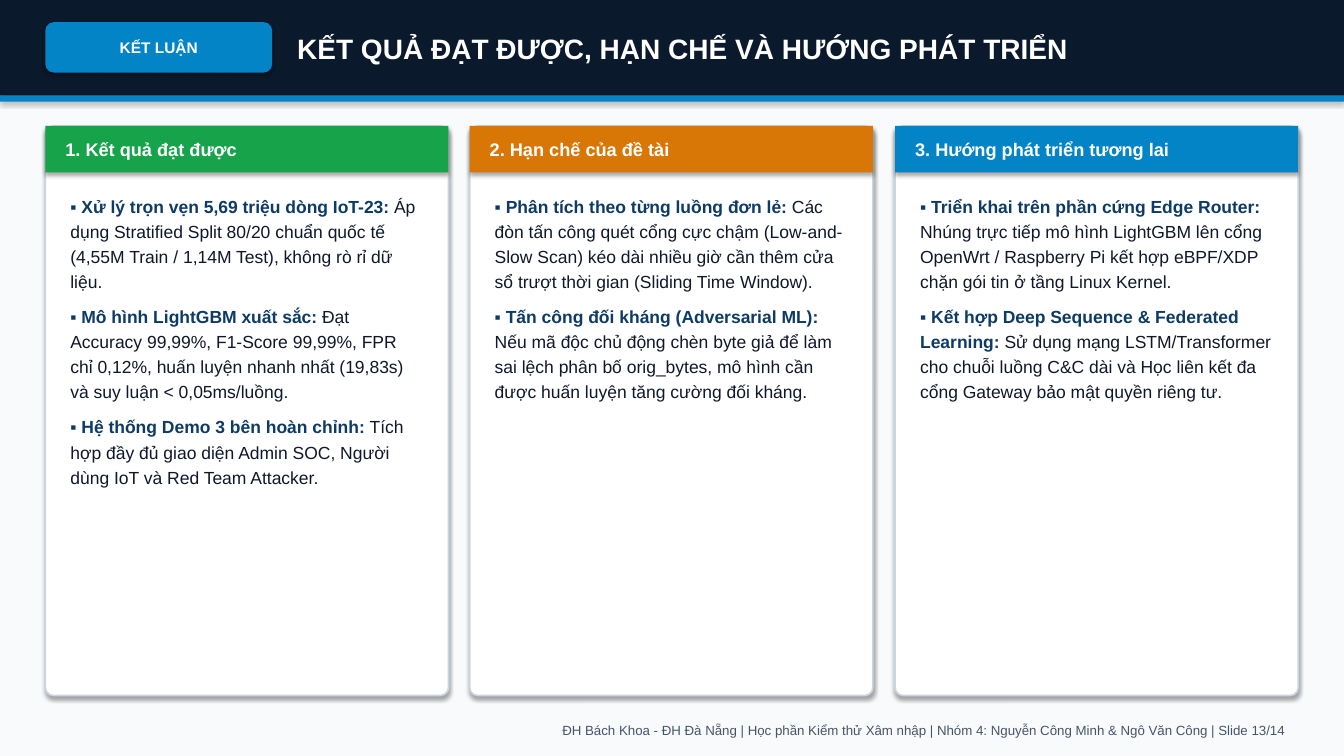
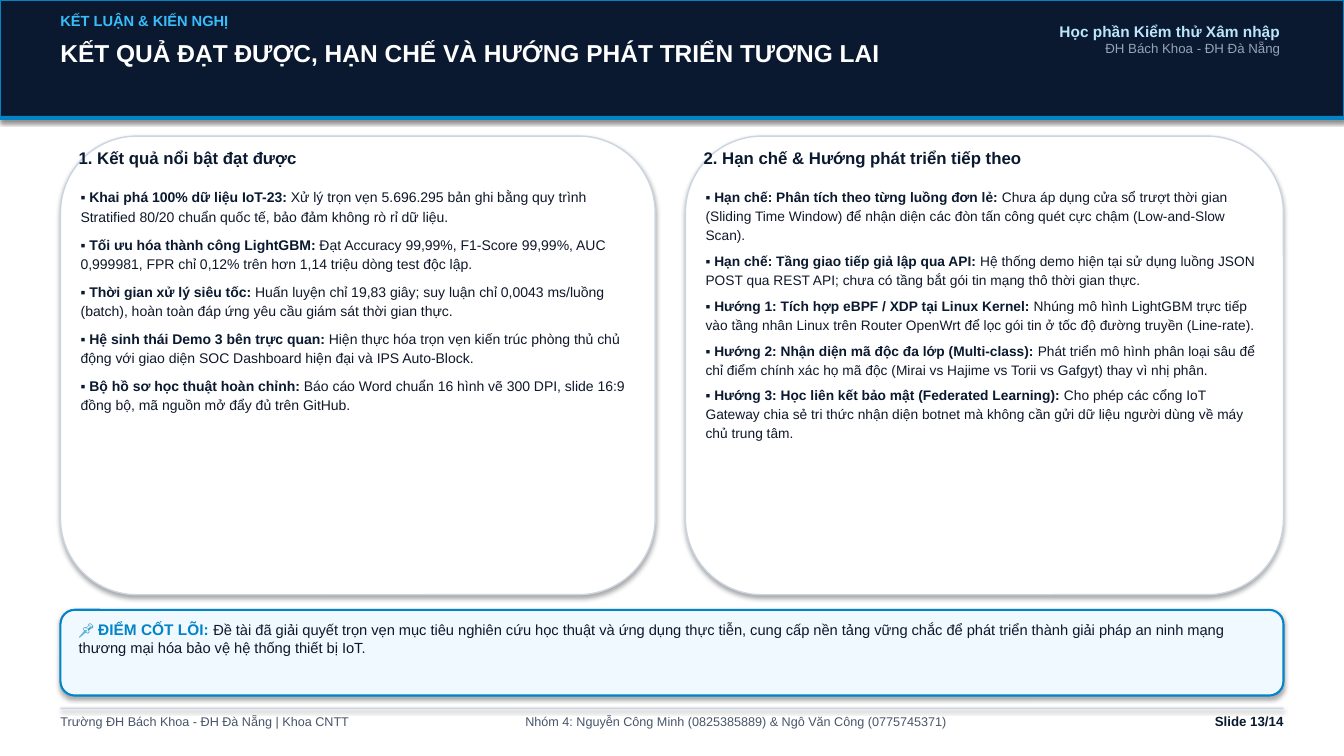
Before and after one commit to vcongggggg/iot-botnet-detection-ml, a slide deck: slide 13 of Slide_Thuyet_Trinh_IoT_Botnet_ML_Nhom4.pptx. Drawn at 1344x756 pixels with LibreOffice and Linux fonts; fonts in the diff are those of the drawing. Boxes give left, top, right and bottom in pixels: in the first picture for what was removed or moved away, otherwise in the second. Text is boxed around its words. In the diff, an @@ line names an element or a change of style, - is before the commit and + after.

Commit message:
refactor(delivery): complete overhaul of IoT NIDS pipeline, real ROC/AUC, 16 300-DPI figures, Word report, and 16:9 slides

```diff
--- a/Slide_Thuyet_Trinh_IoT_Botnet_ML_Nhom4.pptx
+++ b/Slide_Thuyet_Trinh_IoT_Botnet_ML_Nhom4.pptx
@@ background #F8FAFC to #FFFFFF @@
@@ rectangle: place and size @@
-rectangle at <box>0,0,1344,96</box>
+rectangle at <box>0,0,1344,119</box>
@@ rectangle at <box>0,0,1344,119</box>: fill #0B192C to #0A192F; outline none to #0284C7 1.5 pt @@
@@ text at <box>60,14,229,29</box>: text changed; size 11 to 10.5 pt; text colour #FFFFFF to #38BDF8 @@
-KẾT LUẬN
+KẾT LUẬN & KIẾN NGHỊ
@@ text "KẾT LUẬN & KIẾN NGHỊ": place and size @@
-text "KẾT LUẬN & KIẾN NGHỊ" at <box>45,22,272,73</box>
+text "KẾT LUẬN & KIẾN NGHỊ" at <box>60,14,229,29</box>
@@ text "KẾT LUẬN & KIẾN NGHỊ" at <box>60,14,229,29</box>: vertical alignment middle to top; fill #0284C7 to none; shadow off @@
@@ text at <box>1059,25,1280,56</box>: text changed; size 9.5 to 11 pt; text colour #475569 to #BAE6FD; bold on @@
-ĐH Bách Khoa - ĐH Đà Nẵng | Học phần Kiểm thử Xâm nhập | Nhóm 4: Nguyễn Công Minh & Ngô Văn Công | Slide 13/14
+Học phần Kiểm thử Xâm nhập
+ĐH Bách Khoa - ĐH Đà Nẵng
@@ text at <box>60,43,879,67</box>: text changed; size 20 to 17.5 pt @@
-KẾT QUẢ ĐẠT ĐƯỢC, HẠN CHẾ VÀ HƯỚNG PHÁT TRIỂN
+KẾT QUẢ ĐẠT ĐƯỢC, HẠN CHẾ VÀ HƯỚNG PHÁT TRIỂN TƯƠNG LAI
@@ text "KẾT QUẢ ĐẠT ĐƯỢC, HẠN ..." at <box>60,43,879,67</box>: vertical alignment middle to top @@
@@ rectangle: place and size @@
-rectangle at <box>0,96,1344,102</box>
+rectangle at <box>0,116,1344,120</box>
@@ rounded rectangle removed at <box>45,126,449,696</box> @@
@@ rounded rectangle added at <box>60,136,655,595</box>, fill #FFFFFF, outline #CBD5E1 1 pt @@
@@ text "1. Kết quả nổi bật ...": place and size @@
-text "1. Kết quả nổi bật ..." at <box>45,126,449,172</box>
+text "1. Kết quả nổi bật ..." at <box>79,151,297,168</box>
@@ text "1. Kết quả nổi bật ..." at <box>79,151,297,168</box>: vertical alignment middle to top; fill #16A34A to none; shadow off @@
@@ rounded rectangle removed at <box>470,126,873,696</box> @@
@@ rectangle removed at <box>470,126,873,172</box> @@
-2. Hạn chế của đề tài
@@ rounded rectangle added at <box>686,136,1284,595</box>, fill #FFFFFF, outline #CBD5E1 1 pt @@
@@ rounded rectangle removed at <box>895,126,1299,696</box> @@
@@ rectangle removed at <box>895,126,1299,172</box> @@
-3. Hướng phát triển tương lai
@@ text at <box>79,151,297,168</box>: text changed; size 13 to 12 pt; text colour #FFFFFF to #0A192F @@
-1. Kết quả đạt được
+1. Kết quả nổi bật đạt được
@@ text added at <box>704,151,1021,168</box>, 12 pt, text #0A192F, bold @@
+2. Hạn chế & Hướng phát triển tiếp theo
@@ text at <box>81,191,625,413</box>: text changed; size 12.5 to 10 pt @@
-▪ Xử lý trọn vẹn 5,69 triệu dòng IoT-23: Áp dụng Stratified Split 80/20 chuẩn quốc tế (4,55M Train / 1,14M Test), không rò rỉ dữ liệu.
-▪ Mô hình LightGBM xuất sắc: Đạt Accuracy 99,99%, F1-Score 99,99%, FPR chỉ 0,12%, huấn luyện nhanh nhất (19,83s) và suy luận < 0,05ms/luồng.
-▪ Hệ thống Demo 3 bên hoàn chỉnh: Tích hợp đầy đủ giao diện Admin SOC, Người dùng IoT và Red Team Attacker.
+▪ Khai phá 100% dữ liệu IoT-23: Xử lý trọn vẹn 5.696.295 bản ghi bằng quy trình Stratified 80/20 chuẩn quốc tế, bảo đảm không rò rỉ dữ liệu.
+▪ Tối ưu hóa thành công LightGBM: Đạt Accuracy 99,99%, F1-Score 99,99%, AUC 0,999981, FPR chỉ 0,12% trên hơn 1,14 triệu dòng test độc lập.
+▪ Thời gian xử lý siêu tốc: Huấn luyện chỉ 19,83 giây; suy luận chỉ 0,0043 ms/luồng (batch), hoàn toàn đáp ứng yêu cầu giám sát thời gian thực.
+▪ Hệ sinh thái Demo 3 bên trực quan: Hiện thực hóa trọn vẹn kiến trúc phòng thủ chủ động với giao diện SOC Dashboard hiện đại và IPS Auto-Block.
+▪ Bộ hồ sơ học thuật hoàn chỉnh: Báo cáo Word chuẩn 16 hình vẽ 300 DPI, slide 16:9 đồng bộ, mã nguồn mở đẩy đủ trên GitHub.
@@ text removed at <box>495,199,843,402</box> @@
-▪ Phân tích theo từng luồng đơn lẻ: Các đòn tấn công quét cổng cực chậm (Low-and-Slow Scan) kéo dài nhiều giờ cần thêm cửa sổ trượt thời gian (Sliding Time Window).
-▪ Tấn công đối kháng (Adversarial ML): Nếu mã độc chủ động chèn byte giả để làm sai lệch phân bố orig_bytes, mô hình cần được huấn luyện tăng cường đối kháng.
@@ text added at <box>706,191,1255,441</box>, 9.8 pt, text #0F172A @@
+▪ Hạn chế: Phân tích theo từng luồng đơn lẻ: Chưa áp dụng cửa sổ trượt thời gian (Sliding Time Window) để nhận diện các đòn tấn công quét cực chậm (Low-and-Slow Scan).
+▪ Hạn chế: Tầng giao tiếp giả lập qua API: Hệ thống demo hiện tại sử dụng luồng JSON POST qua REST API; chưa có tầng bắt gói tin mạng thô thời gian thực.
+▪ Hướng 1: Tích hợp eBPF / XDP tại Linux Kernel: Nhúng mô hình LightGBM trực tiếp vào tầng nhân Linux trên Router OpenWrt để lọc gói tin ở tốc độ đường truyền (Line-rate).
+▪ Hướng 2: Nhận diện mã độc đa lớp (Multi-class): Phát triển mô hình phân loại sâu để chỉ điểm chính xác họ mã độc (Mirai vs Hajime vs Torii vs Gafgyt) thay vì nhị phân.
+▪ Hướng 3: Học liên kết bảo mật (Federated Learning): Cho phép các cổng IoT Gateway chia sẻ tri thức nhận diện botnet mà không cần gửi dữ liệu người dùng về máy chủ trung tâm.
@@ text removed at <box>920,199,1271,402</box> @@
-▪ Triển khai trên phần cứng Edge Router: Nhúng trực tiếp mô hình LightGBM lên cổng OpenWrt / Raspberry Pi kết hợp eBPF/XDP chặn gói tin ở tầng Linux Kernel.
-▪ Kết hợp Deep Sequence & Federated Learning: Sử dụng mạng LSTM/Transformer cho chuỗi luồng C&C dài và Học liên kết đa cổng Gateway bảo mật quyền riêng tư.
@@ rounded rectangle added at <box>60,610,1284,696</box>, fill #F0F9FF, outline #0284C7 1.5 pt @@
@@ text added at <box>79,622,1224,656</box>, 10.5 pt, text #0F172A @@
+📌 ĐIỂM CỐT LÕI: Đề tài đã giải quyết trọn vẹn mục tiêu nghiên cứu học thuật và ứng dụng thực tiễn, cung cấp nền tảng vững chắc để phát triển thành giải pháp an ninh mạng thương mại hóa bảo vệ hệ thống thiết bị IoT.
@@ rectangle added at <box>60,708,1284,709</box>, fill #CBD5E1 @@
@@ text added at <box>60,716,349,729</box>, 9 pt, text #475569 @@
+Trường ĐH Bách Khoa - ĐH Đà Nẵng | Khoa CNTT
@@ text added at <box>525,716,946,729</box>, 9 pt, text #475569 @@
+Nhóm 4: Nguyễn Công Minh (0825385889) & Ngô Văn Công (0775745371)
@@ text added at <box>1215,716,1283,727</box>, 9.5 pt, text #0A192F, bold @@
+Slide 13/14
```
Also in this commit, not shown: 8 other slides changed, 5 slides added, 5 slides removed, 28 other files.
